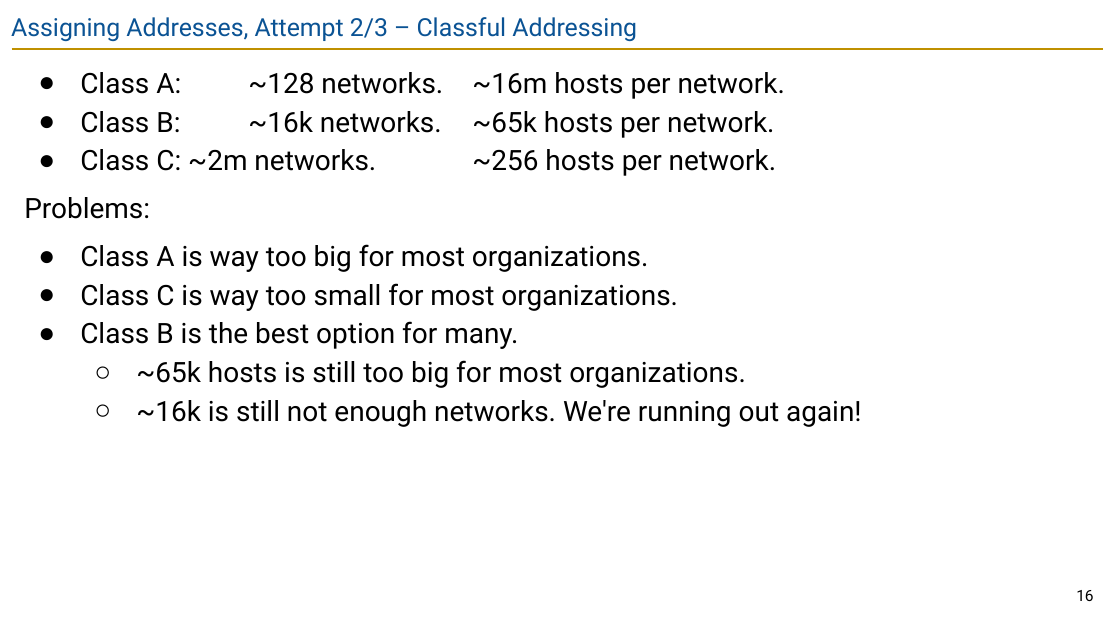
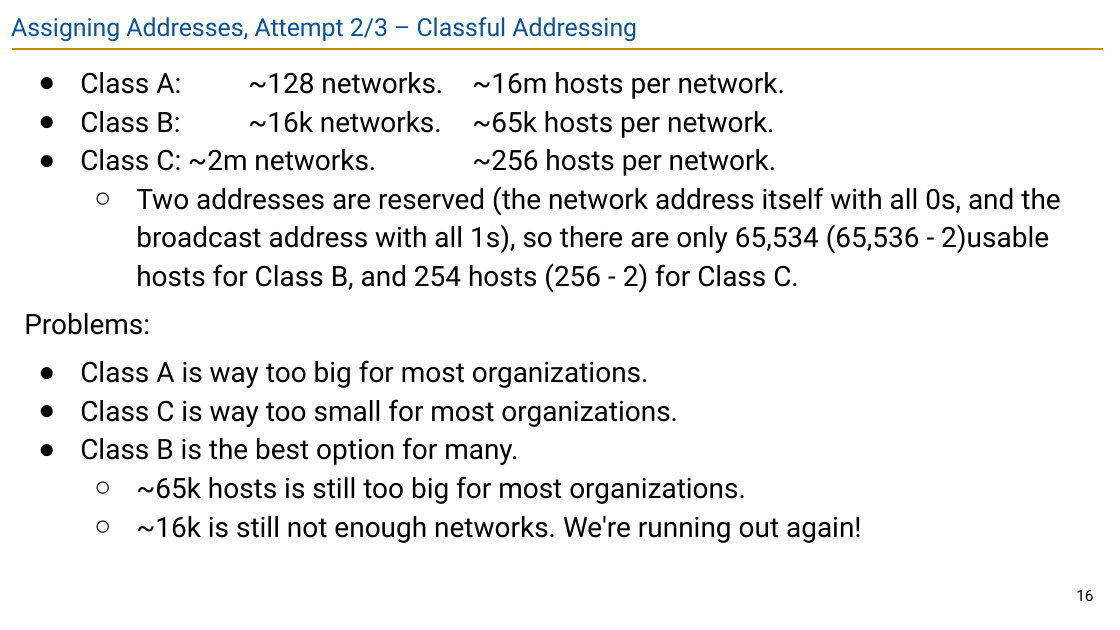
Before and after one commit to guhofstra/CSC175Sp26, a slide deck: slide 16 of PPTs/Lecture 6 - IP Addressing.pptx. Drawn at 1120x630 pixels with LibreOffice and Linux fonts; fonts in the diff are those of the drawing. Boxes give left, top, right and bottom in pixels: in the first picture for what was removed or moved away, otherwise in the second. Text is boxed around its words. In the diff, an @@ line names an element or a change of style, - is before the commit and + after.

```diff
--- a/PPTs/Lecture 6 - IP Addressing.pptx
+++ b/PPTs/Lecture 6 - IP Addressing.pptx
@@ text at box(136, 186, 1060, 293): paragraph added @@
+  ○ Two addresses are reserved (the network address itself with all 0s, and the broadcast address with all 1s), so there are only 65,534 (65,536 - 2)usable hosts for Class B, and 254 hosts (256 - 2) for Class C.
```
Also in this commit, not shown: 1 other file.
